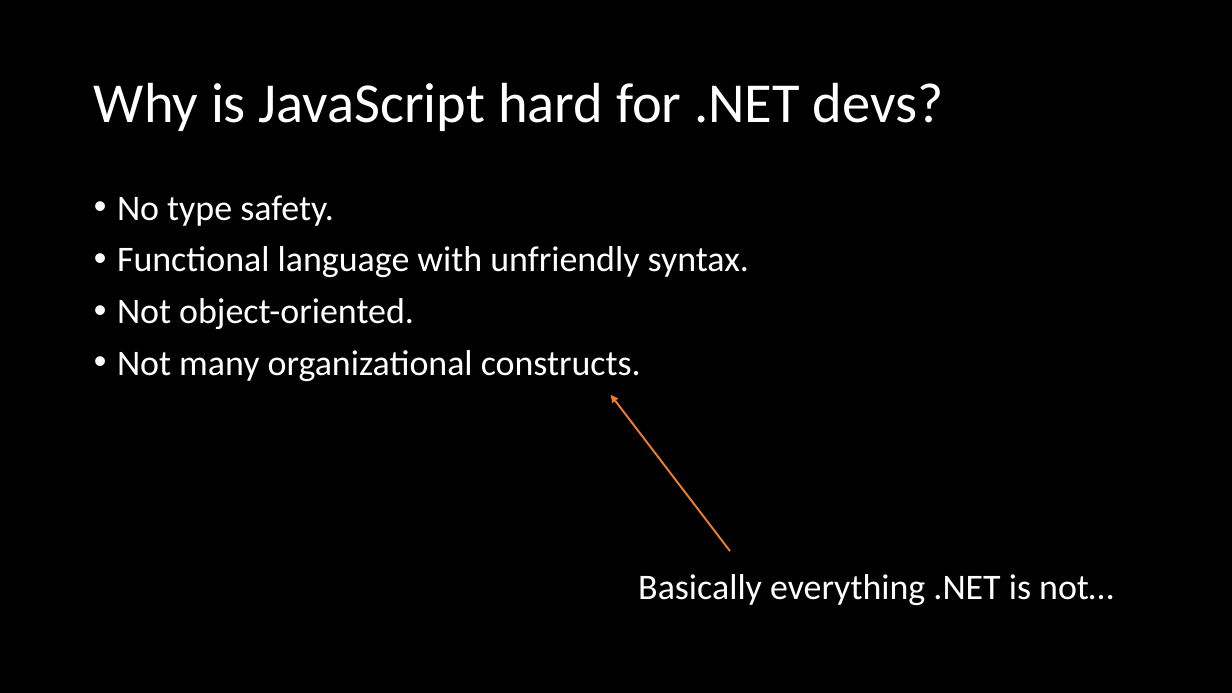
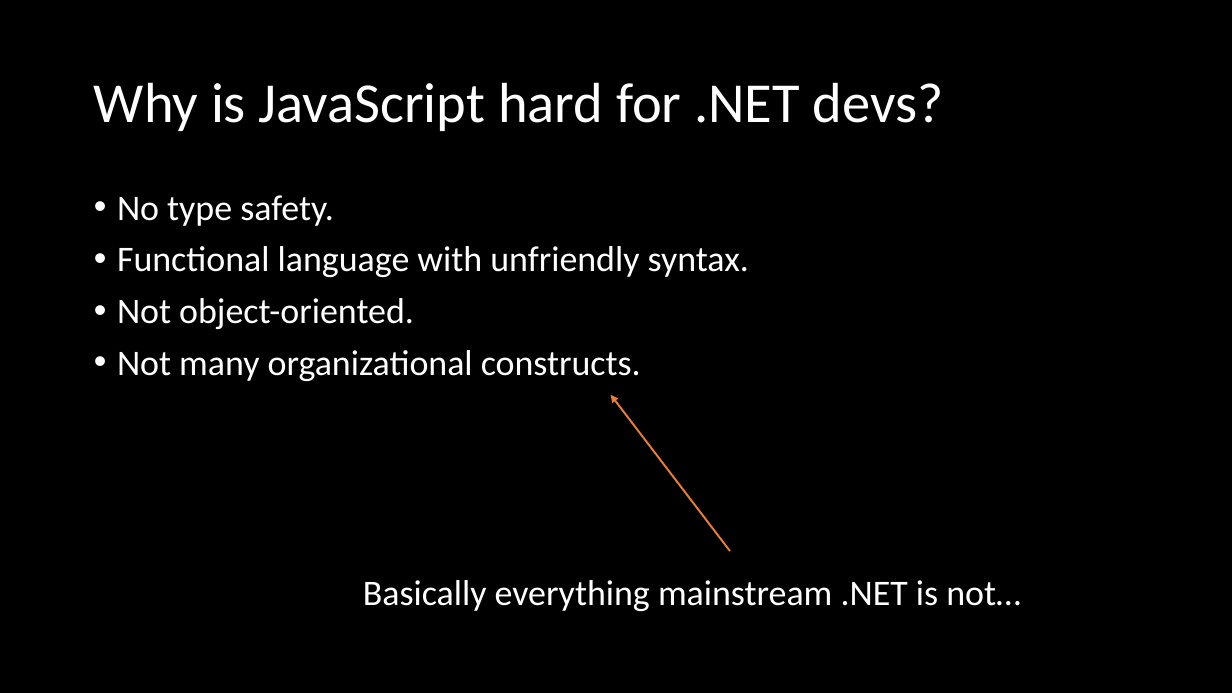
Before and after one commit to mikecole/Presentations, a slide deck: slide 3 of TypeScript for the .NET Developer/ICC15/TypeScript for the .NET Developer.pptx. Drawn at 1232x693 pixels with LibreOffice and Linux fonts; fonts in the diff are those of the drawing. Boxes give left, top, right and bottom in pixels: in the first picture for what was removed or moved away, otherwise in the second. Text is boxed around its words. In the diff, an @@ line names an element or a change of style, - is before the commit and + after.

```diff
--- a/TypeScript for the .NET Developer/ICC15/TypeScript for the .NET Developer.pptx
+++ b/TypeScript for the .NET Developer/ICC15/TypeScript for the .NET Developer.pptx
@@ text at [363, 580, 1021, 611]: text changed @@
-Basically everything .NET is not…
+Basically everything mainstream .NET is not…
```
Also in this commit, not shown: 1 other slide changed.
